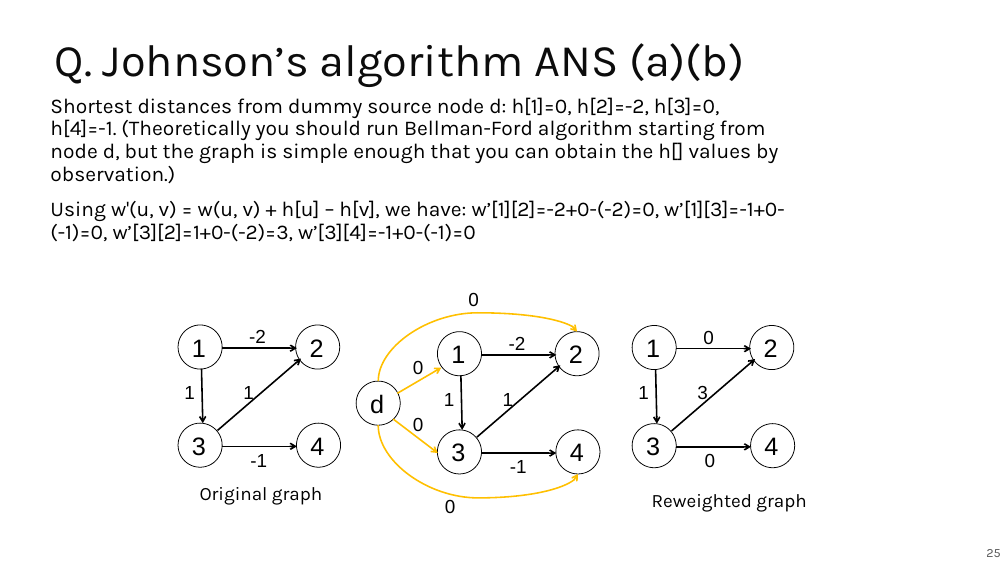
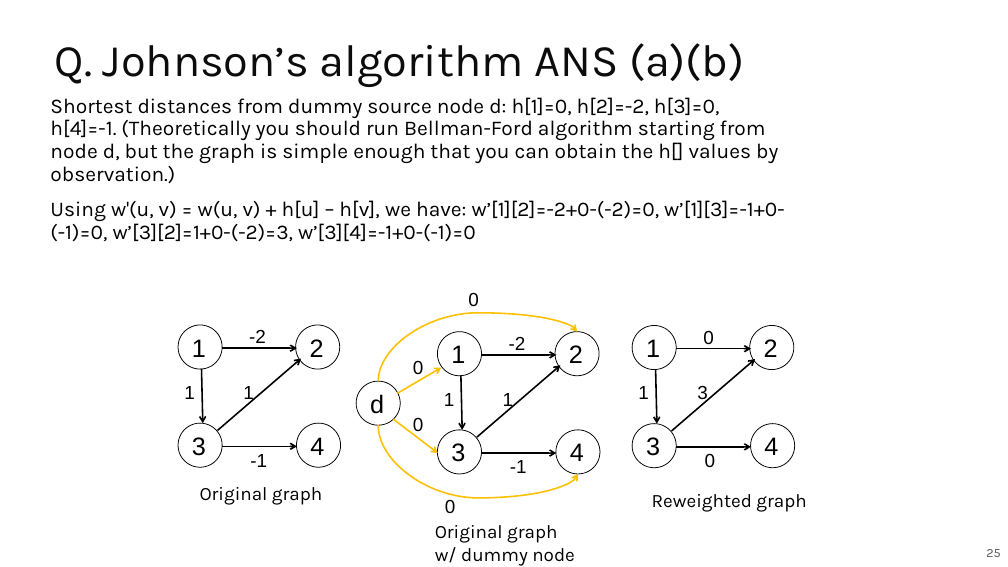
Before and after one commit to guhofstra/CSC111Fa25, a slide deck: slide 25 of PPTs/Lecture 13 Exercises ANS.pptx. Drawn at 1008x567 pixels with LibreOffice and Linux fonts; fonts in the diff are those of the drawing. Boxes give left, top, right and bottom in pixels: in the first picture for what was removed or moved away, otherwise in the second. Text is boxed around its words. In the diff, an @@ line names an element or a change of style, - is before the commit and + after.

```diff
--- a/PPTs/Lecture 13 Exercises ANS.pptx
+++ b/PPTs/Lecture 13 Exercises ANS.pptx
@@ text added at [435,525,575,566], 18 pt, text #000000 @@
+Original graph
+w/ dummy node
```
Also in this commit, not shown: 2 other slides changed, 5 other files.
